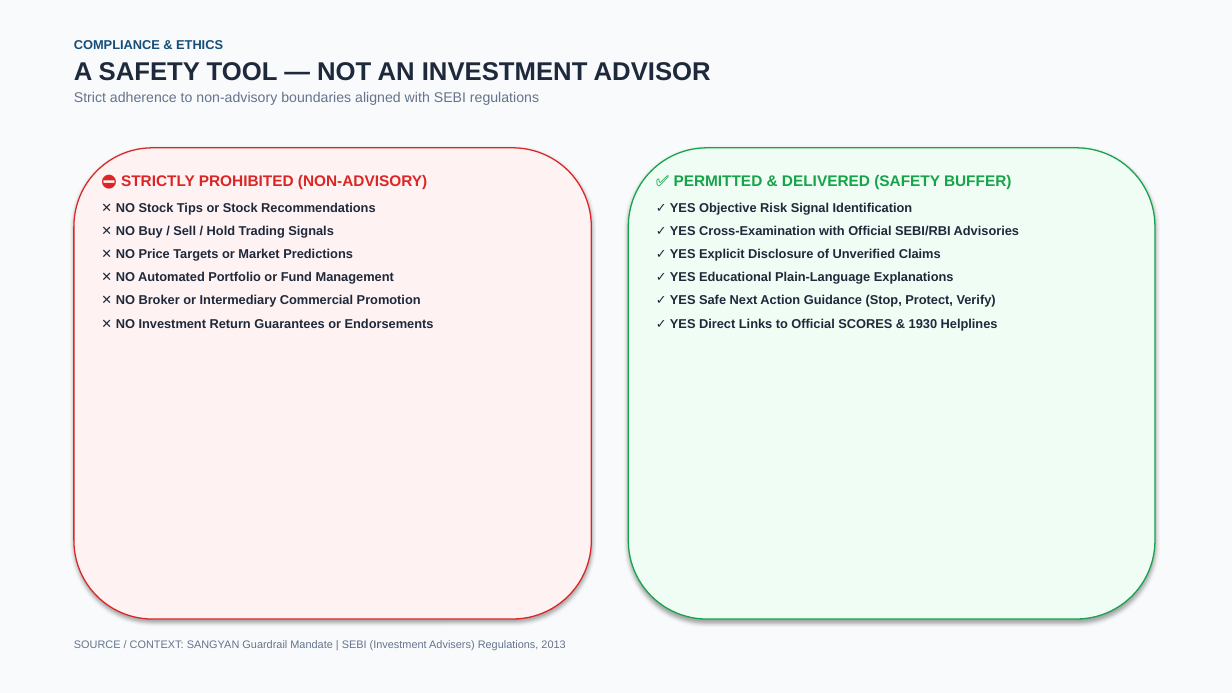
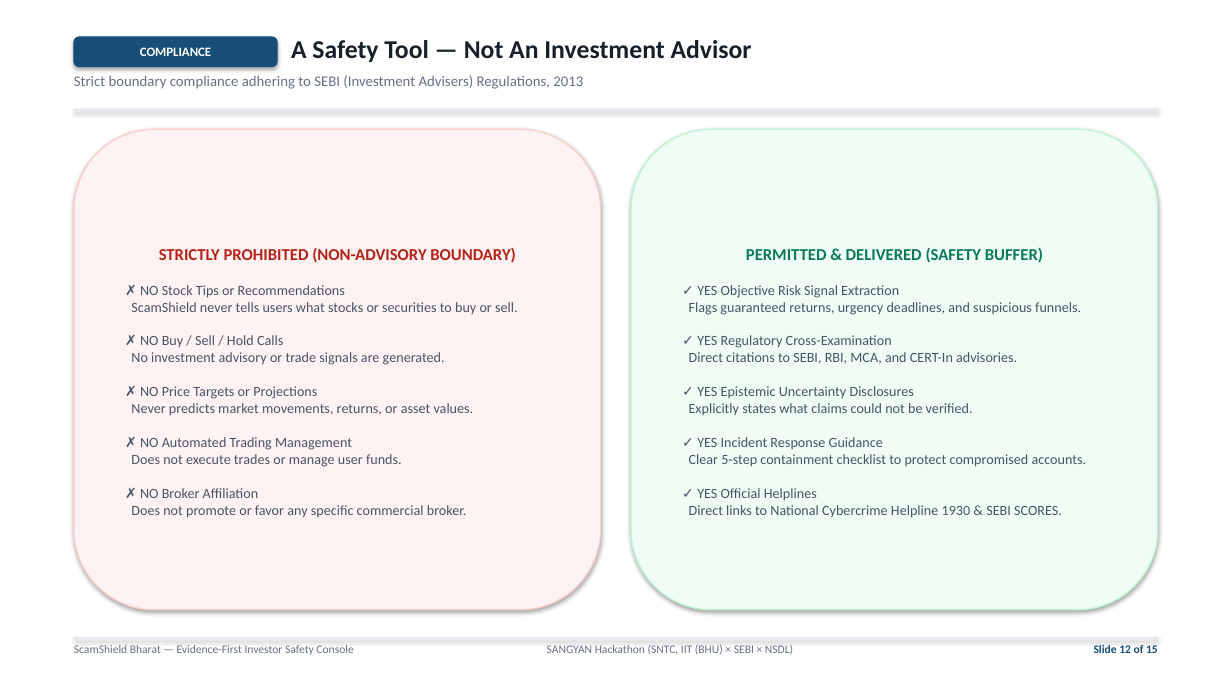
Before and after one commit to aryansingh-2008/scamshield-bharat, a slide deck: slide 12 of presentation/SCAMSHIELD-BHARAT-FINAL-SANGYAN-DECK.pptx. Drawn at 1232x693 pixels with LibreOffice and Linux fonts; fonts in the diff are those of the drawing. Boxes give left, top, right and bottom in pixels: in the first picture for what was removed or moved away, otherwise in the second. Text is boxed around its words. In the diff, an @@ line names an element or a change of style, - is before the commit and + after.

Commit message:
docs(presentation): redesign 15-slide SANGYAN judging deck with clean white background and institutional layout

```diff
--- a/presentation/SCAMSHIELD-BHARAT-FINAL-SANGYAN-DECK.pptx
+++ b/presentation/SCAMSHIELD-BHARAT-FINAL-SANGYAN-DECK.pptx
@@ rectangle removed at (0, 0, 1232, 693) @@
@@ rounded rectangle added at (74, 37, 277, 67), fill #164E78, outline #164E78 0.75 pt, 10 pt, text #FFFFFF, bold @@
+COMPLIANCE
@@ text at (291, 40, 752, 62): text changed; size 11 to 20 pt; font Arial to Calibri; text colour #64748B to #17202A; bold on @@
-COMPLIANCE & ETHICS
-A SAFETY TOOL — NOT AN INVESTMENT ADVISOR
-Strict adherence to non-advisory boundaries aligned with SEBI regulations
+A Safety Tool — Not An Investment Advisor
@@ text added at (74, 75, 583, 89), 11.5 pt, text #667085 @@
+Strict boundary compliance adhering to SEBI (Investment Advisers) Regulations, 2013
@@ rectangle added at (74, 109, 1158, 110), fill #E2E8F0, outline #E2E8F0 0.75 pt @@
@@ rounded rectangle "STRICTLY PROHIBITED (NON-ADVISORY BOUNDARY)": place and size @@
-rounded rectangle "STRICTLY PROHIBITED (NON-ADVISORY BOUNDARY)" at (74, 148, 592, 619)
+rounded rectangle "STRICTLY PROHIBITED (NON-ADVISORY BOUNDARY)" at (74, 129, 601, 610)
@@ rounded rectangle "STRICTLY PROHIBITED (NON-ADVISORY BOUNDARY)" at (74, 129, 601, 610): fill #FEF2F2 to #FEF3F2; outline #DC2626 1 pt to #FECDCA 1 pt @@
@@ rounded rectangle removed at (628, 148, 1155, 619) @@
@@ rounded rectangle "PERMITTED & DELIVERED (SAFETY BUFFER)": place and size @@
-rounded rectangle "PERMITTED & DELIVERED (SAFETY BUFFER)" at (670, 175, 1019, 330)
+rounded rectangle "PERMITTED & DELIVERED (SAFETY BUFFER)" at (631, 129, 1158, 610)
@@ rounded rectangle "PERMITTED & DELIVERED (SAFETY BUFFER)" at (631, 129, 1158, 610): vertical alignment top to middle; fill none to #F0FDF4; outline none to #BBF7D0 1 pt; shadow on @@
@@ text removed at (116, 175, 434, 328) @@
-⛔ STRICTLY PROHIBITED (NON-ADVISORY)
-✕ NO Stock Tips or Stock Recommendations
-✕ NO Buy / Sell / Hold Trading Signals
-✕ NO Price Targets or Market Predictions
-✕ NO Automated Portfolio or Fund Management
-✕ NO Broker or Intermediary Commercial Promotion
-✕ NO Investment Return Guarantees or Endorsements
@@ text in rounded rectangle at (131, 248, 518, 518): text added @@
+STRICTLY PROHIBITED (NON-ADVISORY BOUNDARY)
+✗ NO Stock Tips or Recommendations
+ScamShield never tells users what stocks or securities to buy or sell.
+✗ NO Buy / Sell / Hold Calls
+No investment advisory or trade signals are generated.
+✗ NO Price Targets or Projections
+Never predicts market movements, returns, or asset values.
+✗ NO Automated Trading Management
+Does not execute trades or manage user funds.
+✗ NO Broker Affiliation
+Does not promote or favor any specific commercial broker.
@@ text in rounded rectangle at (689, 247, 1087, 518): text changed; size 10 to 11 pt; font Arial to Calibri; text colour #1E293B to #475467; bold off @@
-✅ PERMITTED & DELIVERED (SAFETY BUFFER)
-✓ YES Objective Risk Signal Identification
-✓ YES Cross-Examination with Official SEBI/RBI Advisories
-✓ YES Explicit Disclosure of Unverified Claims
-✓ YES Educational Plain-Language Explanations
-✓ YES Safe Next Action Guidance (Stop, Protect, Verify)
-✓ YES Direct Links to Official SCORES & 1930 Helplines
+PERMITTED & DELIVERED (SAFETY BUFFER)
+✓ YES Objective Risk Signal Extraction
+Flags guaranteed returns, urgency deadlines, and suspicious funnels.
+✓ YES Regulatory Cross-Examination
+Direct citations to SEBI, RBI, MCA, and CERT-In advisories.
+✓ YES Epistemic Uncertainty Disclosures
+Explicitly states what claims could not be verified.
+✓ YES Incident Response Guidance
+Clear 5-step containment checklist to protect compromised accounts.
+✓ YES Official Helplines
+Direct links to National Cybercrime Helpline 1930 & SEBI SCORES.
@@ text in rectangle at (74, 640, 565, 650): text removed @@
-SOURCE / CONTEXT: SANGYAN Guardrail Mandate | SEBI (Investment Advisers) Regulations, 2013
@@ rectangle: place and size @@
-rectangle at (74, 640, 565, 650)
+rectangle at (74, 638, 1158, 639)
@@ rectangle at (74, 638, 1158, 639): fill none to #E2E8F0; outline none to #E2E8F0 0.75 pt; shadow on @@
@@ text added at (74, 645, 353, 655), 9 pt, text #667085 @@
+ScamShield Bharat — Evidence-First Investor Safety Console
@@ text added at (547, 645, 793, 655), 9 pt, text #667085 @@
+SANGYAN Hackathon (SNTC, IIT (BHU) × SEBI × NSDL)
@@ text added at (1094, 645, 1158, 653), 9 pt, text #164E78, bold @@
+Slide 12 of 15
```
Also in this commit, not shown: 4 other slides changed, 10 slides added, 10 slides removed, 2 other files.
